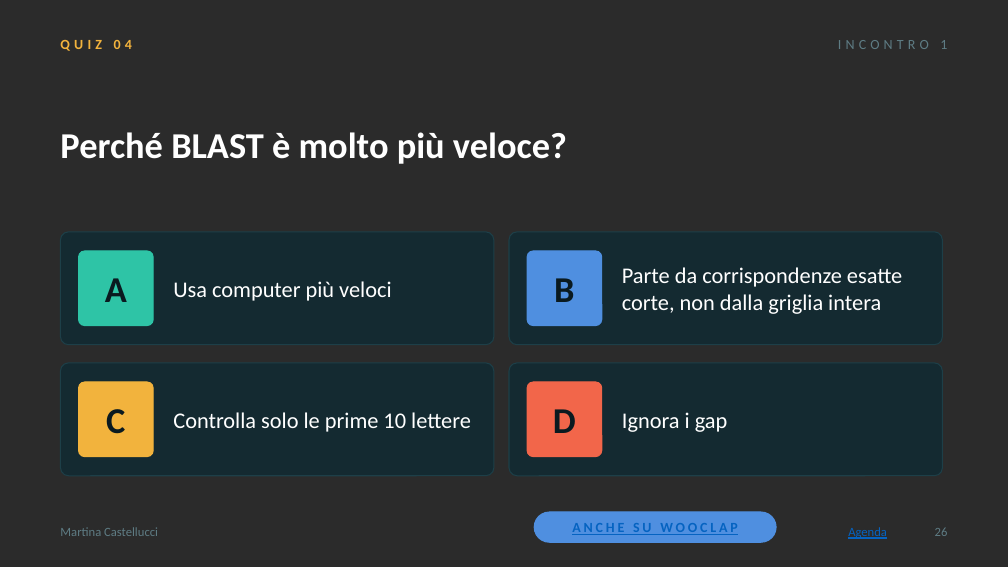
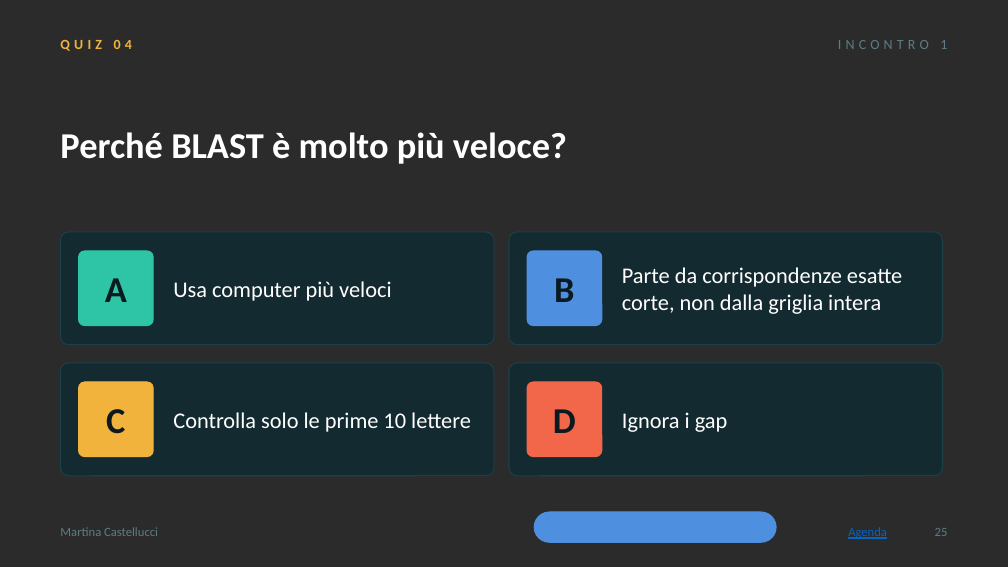
Before and after one commit to Martinaa1408/liceo-ferrari-bioinformatics, a slide deck: slide 25 of slides/Incontro_1_IT.pptx (slide 26 before the commit). Drawn at 1008x567 pixels with LibreOffice and Linux fonts; fonts in the diff are those of the drawing; background and template pictures are left out; a plain dark background stands for a picture behind light text. Boxes give left, top, right and bottom in pixels: in the first picture for what was removed or moved away, otherwise in the second. Text is boxed around its words. In the diff, an @@ line names an element or a change of style, - is before the commit and + after.

```diff
--- a/slides/Incontro_1_IT.pptx
+++ b/slides/Incontro_1_IT.pptx
@@ text removed at box(572, 523, 737, 535) @@
-ANCHE SU WOOCLAP
```
Also in this commit, not shown: 37 other slides changed, 1 slide removed, 2 other files.
